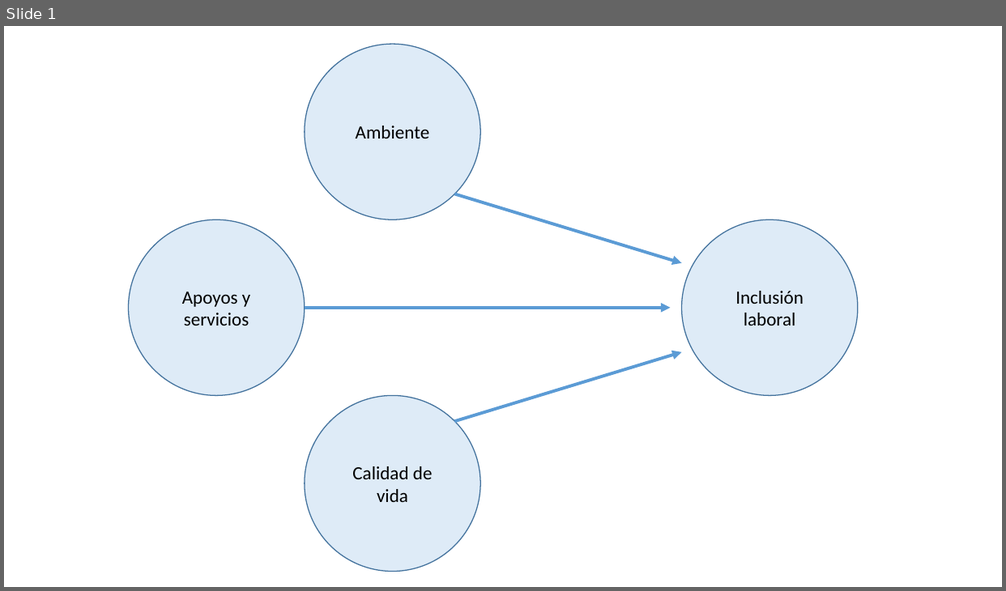
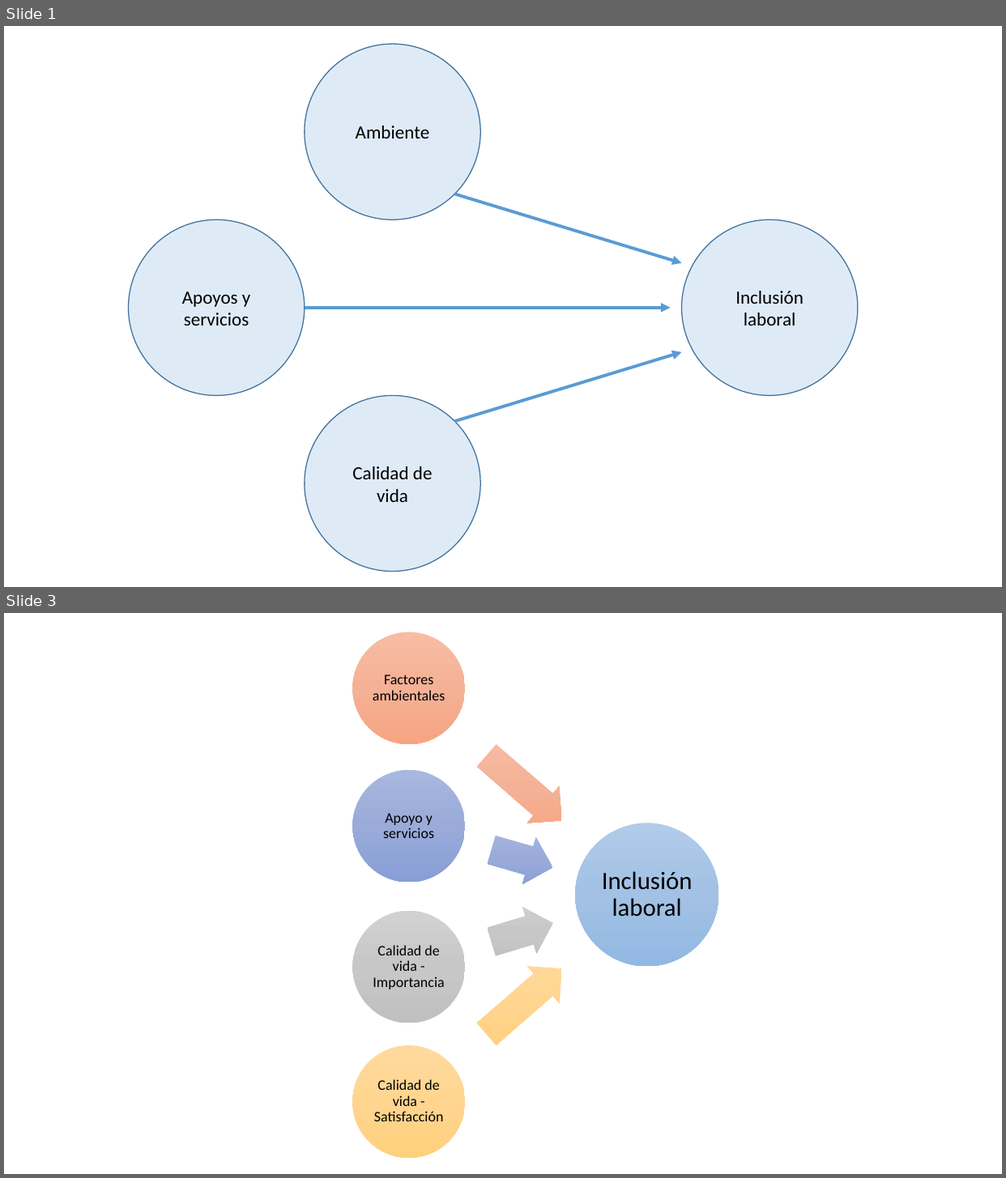
Before and after one commit to haachicanoy/Statistical_consulting, a slide deck: _occupational_therapy/_report/innermodel.pptx. Shown one above the other, each under a label of ours: slide 1 before the commit, slides 1 and 3 after it; the slides between them are not shown. The pictures are 1006x591 and 1006x1178 pixels, drawn with LibreOffice and Linux fonts; fonts in the diff are those of the drawing. Boxes give left, top, right and bottom in pixels: in the first picture for what was removed or moved away, otherwise in the second. Text is boxed around its words. In the diff, an @@ line names an element or a change of style, - is before the commit and + after.

```diff
--- a/_occupational_therapy/_report/innermodel.pptx
+++ b/_occupational_therapy/_report/innermodel.pptx
@@ slide 3 added at <box>4,613,1002,1174</box>, background #FFFFFF @@
@@ group added at <box>353,632,719,1158</box>: 5 ellipses, 5 texts, 4 right arrows @@
+Inclusión laboral
+Factores ambientales
+Calidad de vida - Importancia
+Calidad de vida - Satisfacción
+Apoyo y servicios
```
Also in this commit, not shown: 2 other slides added, 4 other files.
